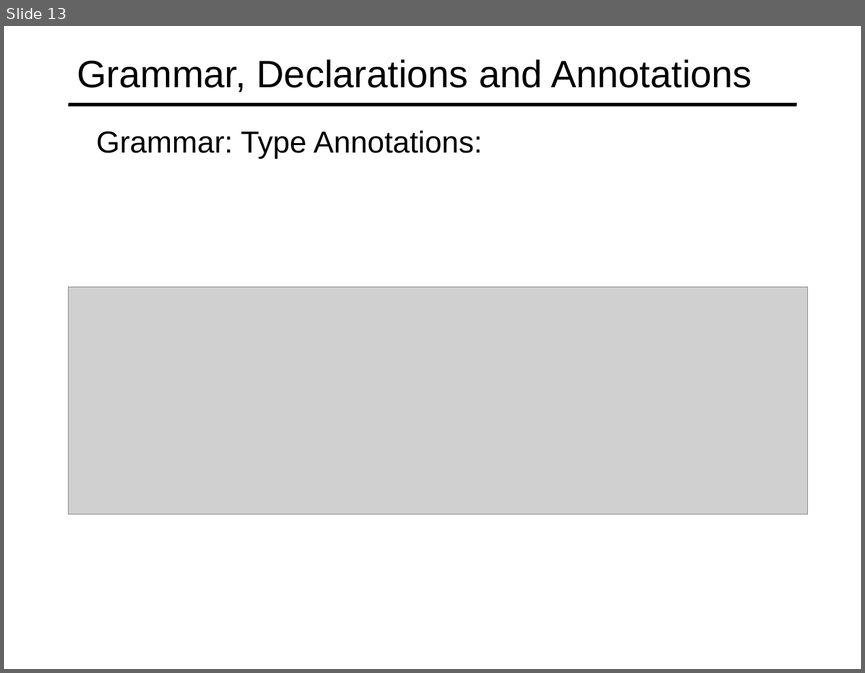
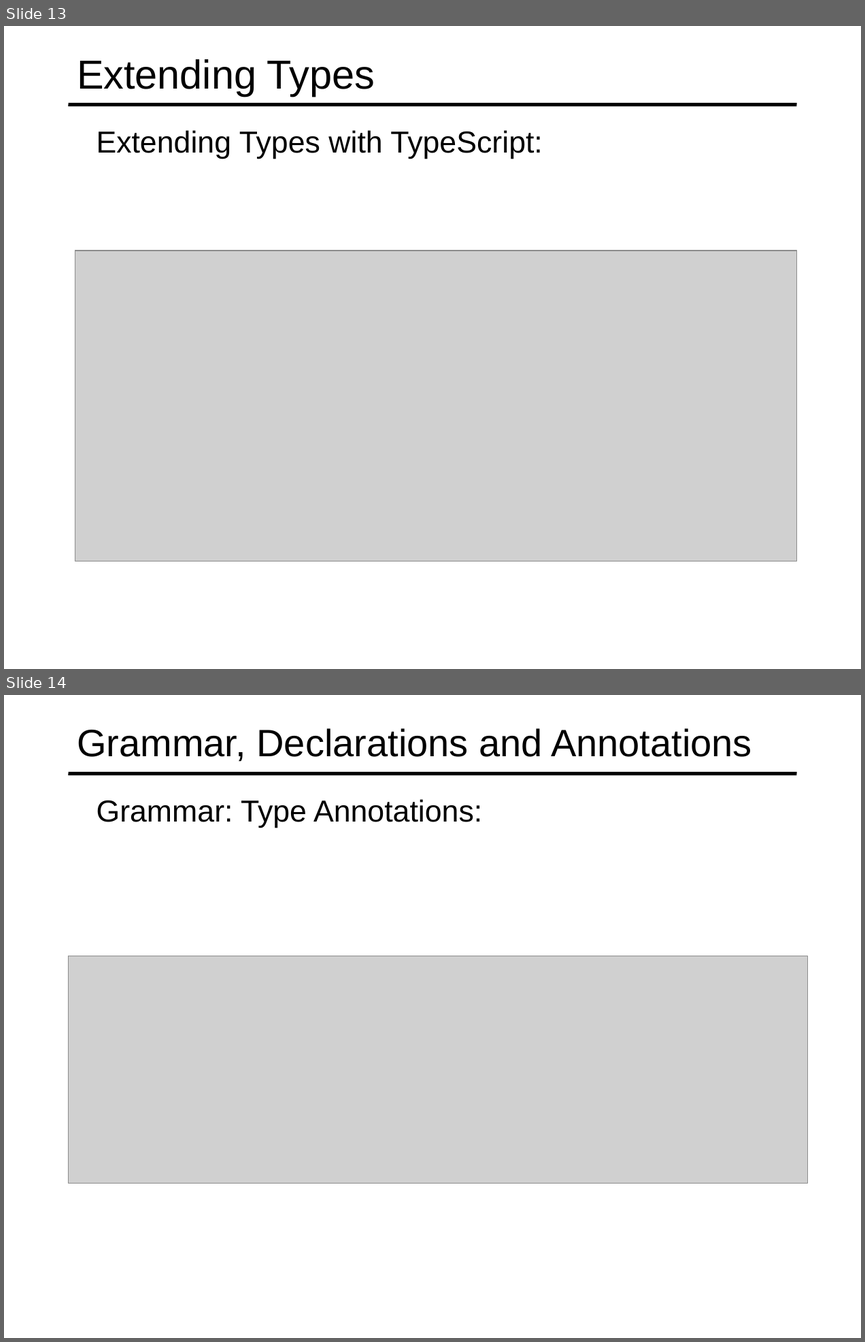
Before and after one commit to specter01wj/Jago_Link_Training, a slide deck: Angular/Angular7/TypeScript Fundamentals/3.Classes and Interfaces/L3_Classes and Interfaces.ppt. Shown one above the other, each under a label of ours: slide 13 before the commit, slides 13 and 14 after it. The pictures are 865x673 and 865x1342 pixels, drawn with LibreOffice and Linux fonts; fonts in the diff are those of the drawing; grey boxes stand for pictures. Boxes give left, top, right and bottom in pixels: in the first picture for what was removed or moved away, otherwise in the second. Text is boxed around its words. In the diff, an @@ line names an element or a change of style, - is before the commit and + after.

Commit message:
09/05/2019 v1

```diff
--- a/Angular/Angular7/TypeScript Fundamentals/3.Classes and Interfaces/L3_Classes and Interfaces.ppt
+++ b/Angular/Angular7/TypeScript Fundamentals/3.Classes and Interfaces/L3_Classes and Interfaces.ppt
@@ slide 13 added at (x1=4, y1=26, x2=861, y2=669), background #FFFFFF; not listed: 1 template element that a slide beside it also shows @@
@@ title added at (x1=77, y1=59, x2=375, y2=95), 34 pt, text #000000 @@
+Extending Types
@@ text added at (x1=96, y1=130, x2=542, y2=159), 25.5 pt, text #000000 @@
+  Extending Types with TypeScript:
@@ picture added at (x1=75, y1=250, x2=797, y2=560) @@
@@ what was slide 13 is now slide 14 @@
```
